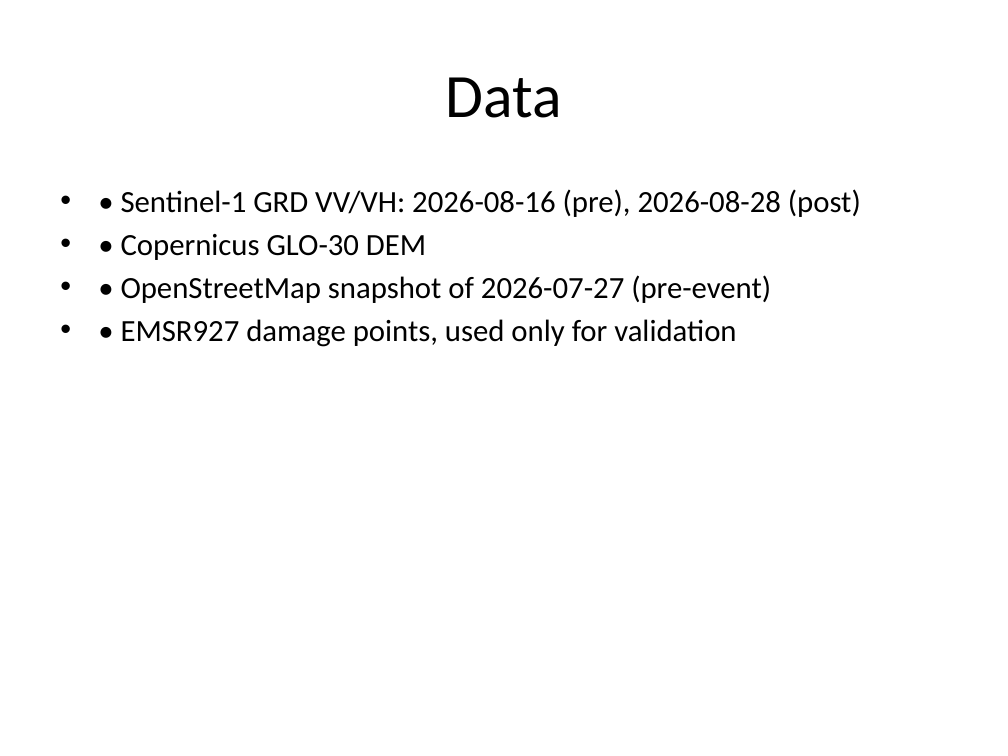
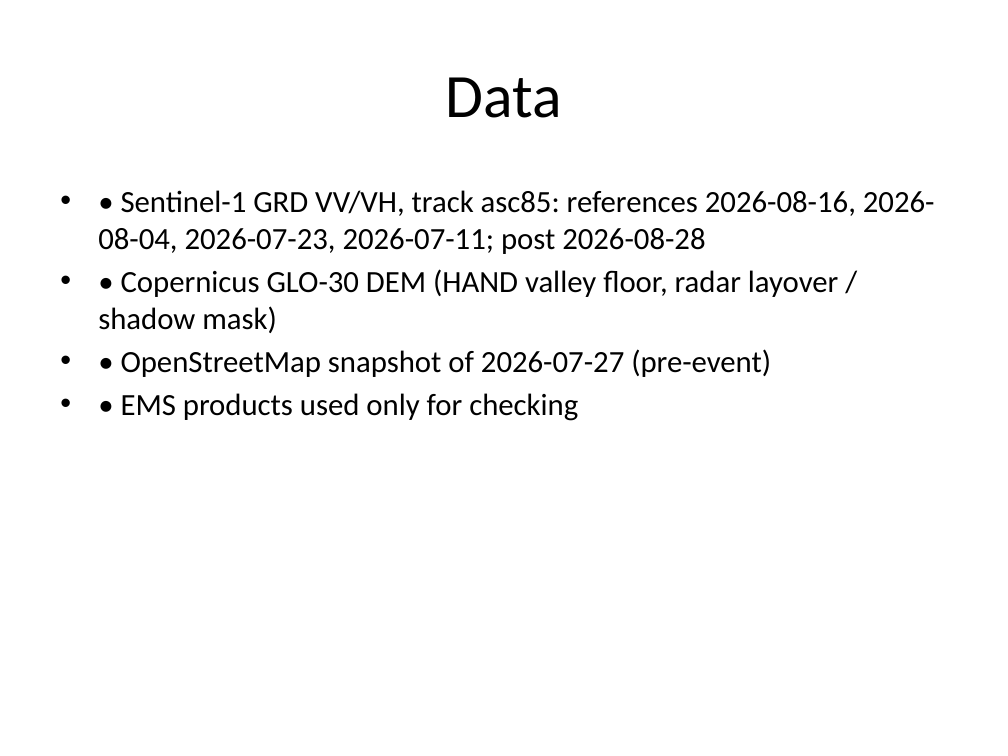
Before and after one commit to MANIKANTH678/trishuli-flood-mapping, a slide deck: slide 3 of outputs/presentation.pptx. Drawn at 1008x756 pixels with LibreOffice and Linux fonts; fonts in the diff are those of the drawing. Boxes give left, top, right and bottom in pixels: in the first picture for what was removed or moved away, otherwise in the second. Text is boxed around its words. In the diff, an @@ line names an element or a change of style, - is before the commit and + after.

```diff
--- a/outputs/presentation.pptx
+++ b/outputs/presentation.pptx
@@ text at bbox=[98, 190, 935, 333]: text changed @@
-• • Sentinel-1 GRD VV/VH: 2026-08-16 (pre), 2026-08-28 (post)
-• • Copernicus GLO-30 DEM
+• • Sentinel-1 GRD VV/VH, track asc85: references 2026-08-16, 2026-08-04, 2026-07-23, 2026-07-11; post 2026-08-28
+• • Copernicus GLO-30 DEM (HAND valley floor, radar layover / shadow mask)
@@ text at bbox=[121, 393, 578, 421]: text changed @@
-• • EMSR927 damage points, used only for validation
+• • EMS products used only for checking
```
Also in this commit, not shown: 6 other slides changed, 2 slides added, 3 slides removed, 4 other files.
